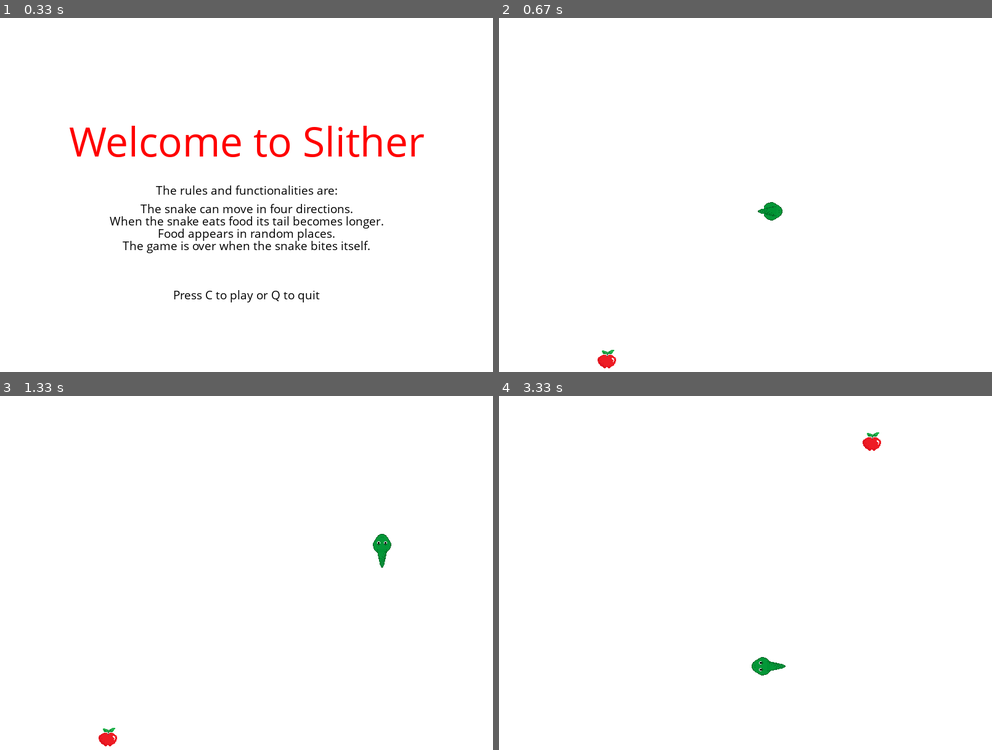
Above: before the commit, frames 1-4 (two rows, left to right).
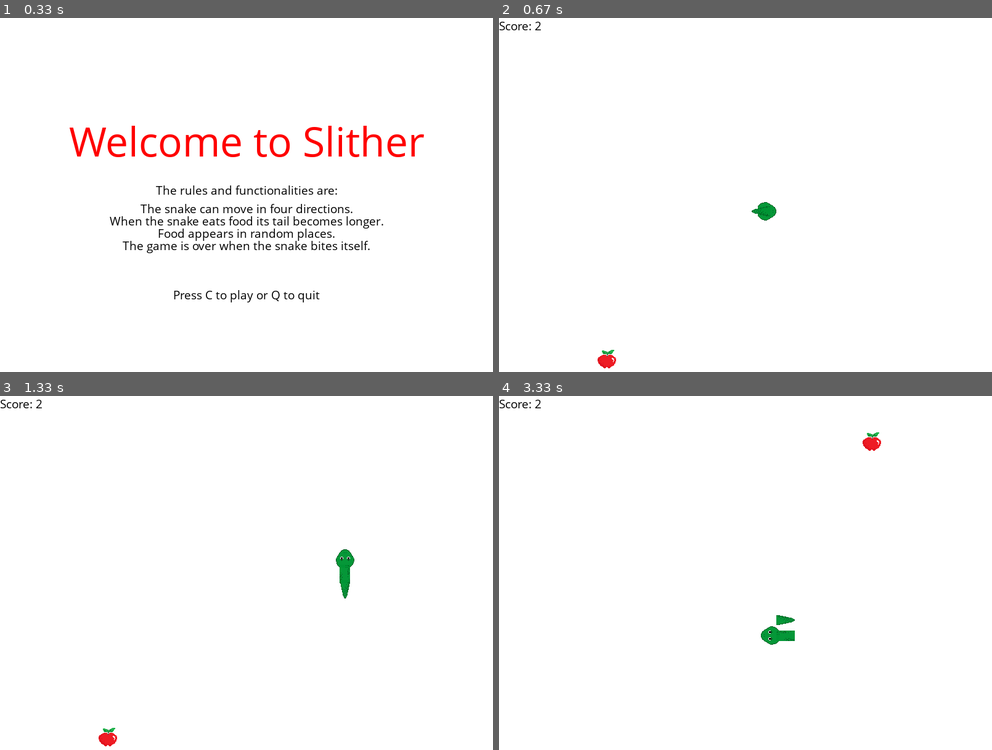
Above: after the commit, the same moments.

Repository: AmeliaLebioda/SNAKE-GAME
Game: pygame game, started from newpixel.py
Two runs of this game, one before a commit and one after it. Both use one fixed random seed, a clock stepped at 60 frames per second and the inputs below.
Inputs:
- Up to frame 1 (0.33 s): no input
- Up to frame 2 (0.67 s): tap C at 0.33 s
- Up to frame 3 (1.33 s): hold Right 0.67-1.13 s; hold Up from 1.17 s (still down)
- Up to frame 4 (3.33 s): release Up at 1.47 s; hold Right 1.5-1.97 s; hold Left 2-2.53 s; hold C 2.57-2.87 s; hold Down 2.9-3.2 s; hold Left from 3.23 s (still down)

Frame 1 is identical in both runs. In frame 2, 0.2% of the frame differs, in the area x 0-58%, y 1-58%; in frame 3, 0.6%; in frame 4, 0.6%, in the area x 0-60%, y 1-79%.

Commit message:
Only score screen

Diff:
--- a/newpixel.py
+++ b/newpixel.py
@@ -21,11 +21,16 @@
 clock = pygame.time.Clock()
 
 block_size= 25
-FPS =15
+FPS =10
 direction =  "right"
 smallfont = pygame.font.SysFont("comicsansms", 20)
 medfont = pygame.font.SysFont("comicsansms", 50)
 largefont = pygame.font.SysFont("comicsansms", 70)
+
+
+def score (score):
+    text = smallfont.render ("Score: " +str (score), True, black)
+    gameDisplay.blit(text,  [0,0])
 
 def text_objects(text, color, size):
     if size == "small":
@@ -43,6 +48,7 @@
 
 
 def snake(block_size, snakelist):
+
     if direction =="right":
         head = pygame.transform.rotate(snakeheadimage, 270)
 
@@ -92,6 +98,7 @@
 
     gameDisplay.blit(endofsnake, (snakelist [0] [0], snakelist [0][1]))
     #pygame.draw.rect(gameDisplay, green, [XnY[0],XnY[1],block_size,block_size])
+
 
 
 
@@ -134,7 +141,7 @@
     gameOver = False
 
     snakeList =[]
-    snakeLenght=2
+    snakeLenght=3
 
 
 
@@ -168,6 +175,7 @@
                         gameExit = True
                         gameOver = False
                     if event.key == pygame.K_c:
+                        direction = "right"
                         gameLoop()
 
 
@@ -204,10 +212,18 @@
         #pygame.draw.rect(gameDisplay, red, [randAppleX,randAppleY,AppleThickness,AppleThickness])
         gameDisplay.blit(appleimage, (randAppleX,randAppleY))
         snakeHead=[]
+        #snakeTail = []
+
         snakeHead.append(lead_x)
         snakeHead.append(lead_y)
-
+        #snakeTail.append(lead_x - block_size)
+        #snakeTail.append(lead_y - block_size)
+
+        #snakeList.append(snakeTail)
         snakeList.append(snakeHead)
+        print (len(snakeList))
+        print (snakeList)
+
 
 
         if len(snakeList) > snakeLenght:
@@ -221,7 +237,7 @@
 
 
         snake(block_size,snakeList)
-
+        score(snakeLenght - 1)
         pygame.display.update()
 
         if lead_x>=randAppleX and lead_x<=randAppleX+ AppleThickness:
